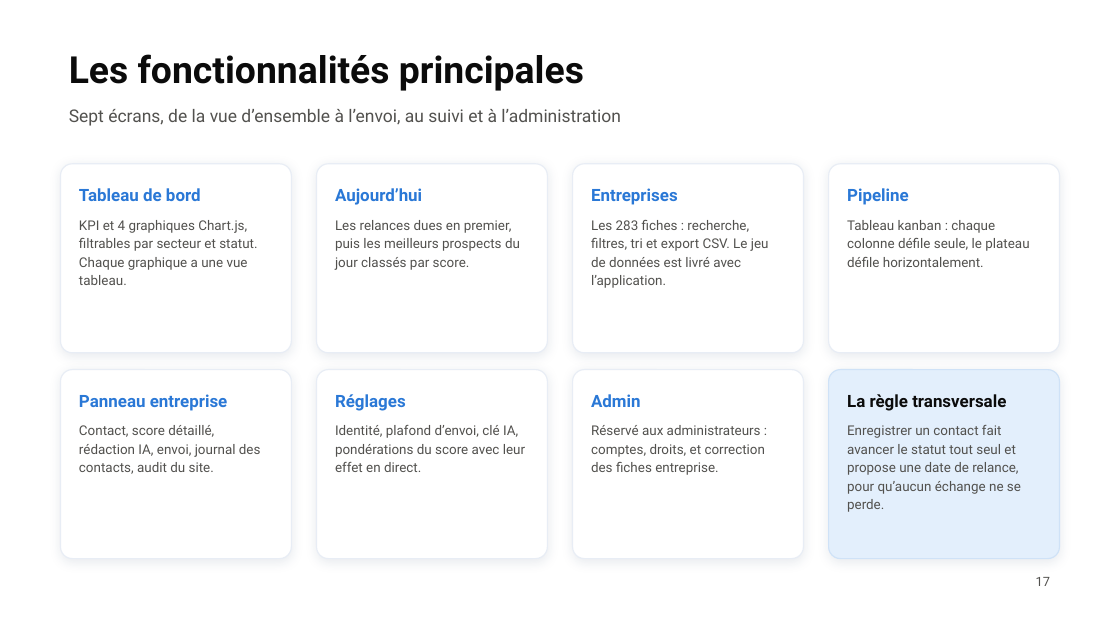
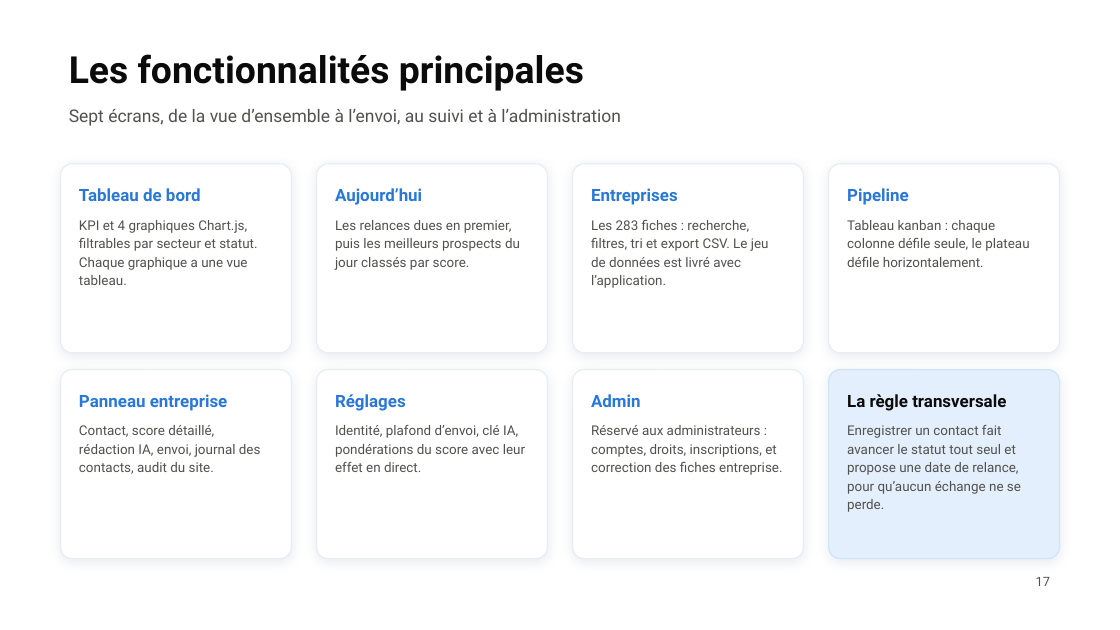
Before and after one commit to slaym-13/Prospect-Suite, a slide deck: slide 17 of presentation/IOADA202_HARMACH_SOULAIMANE_VF.pptx. Drawn at 1120x630 pixels with LibreOffice and Linux fonts; fonts in the diff are those of the drawing; background and template pictures are left out. Boxes give left, top, right and bottom in pixels: in the first picture for what was removed or moved away, otherwise in the second. Text is boxed around its words. In the diff, an @@ line names an element or a change of style, - is before the commit and + after.

```diff
--- a/presentation/IOADA202_HARMACH_SOULAIMANE_VF.pptx
+++ b/presentation/IOADA202_HARMACH_SOULAIMANE_VF.pptx
@@ text at bbox=[591, 425, 782, 475]: text changed @@
-Réservé aux administrateurs : comptes, droits, et correction des fiches entreprise.
+Réservé aux administrateurs : comptes, droits, inscriptions, et correction des fiches entreprise.
```
Also in this commit, not shown: 15 other files.
